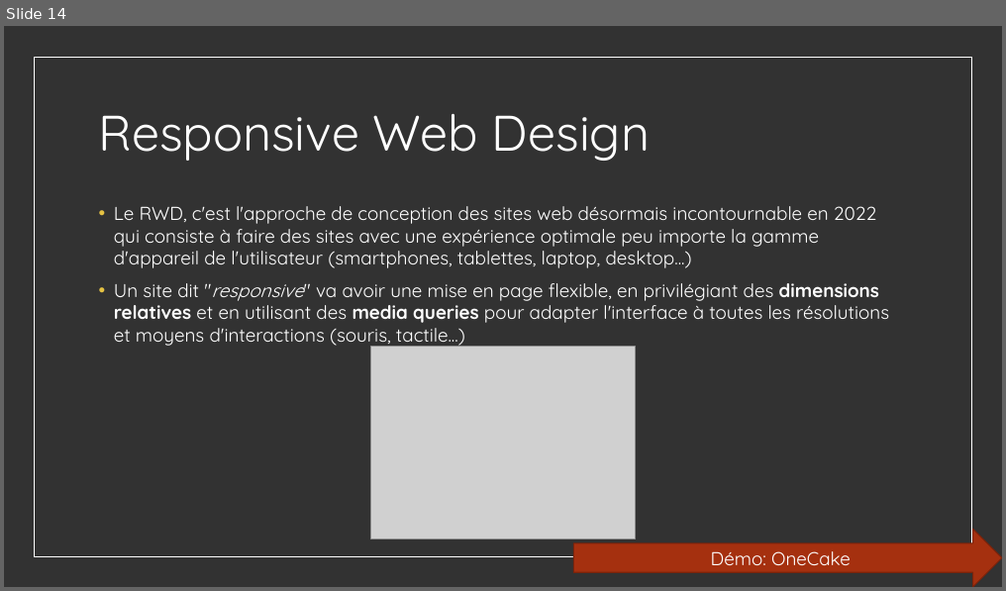
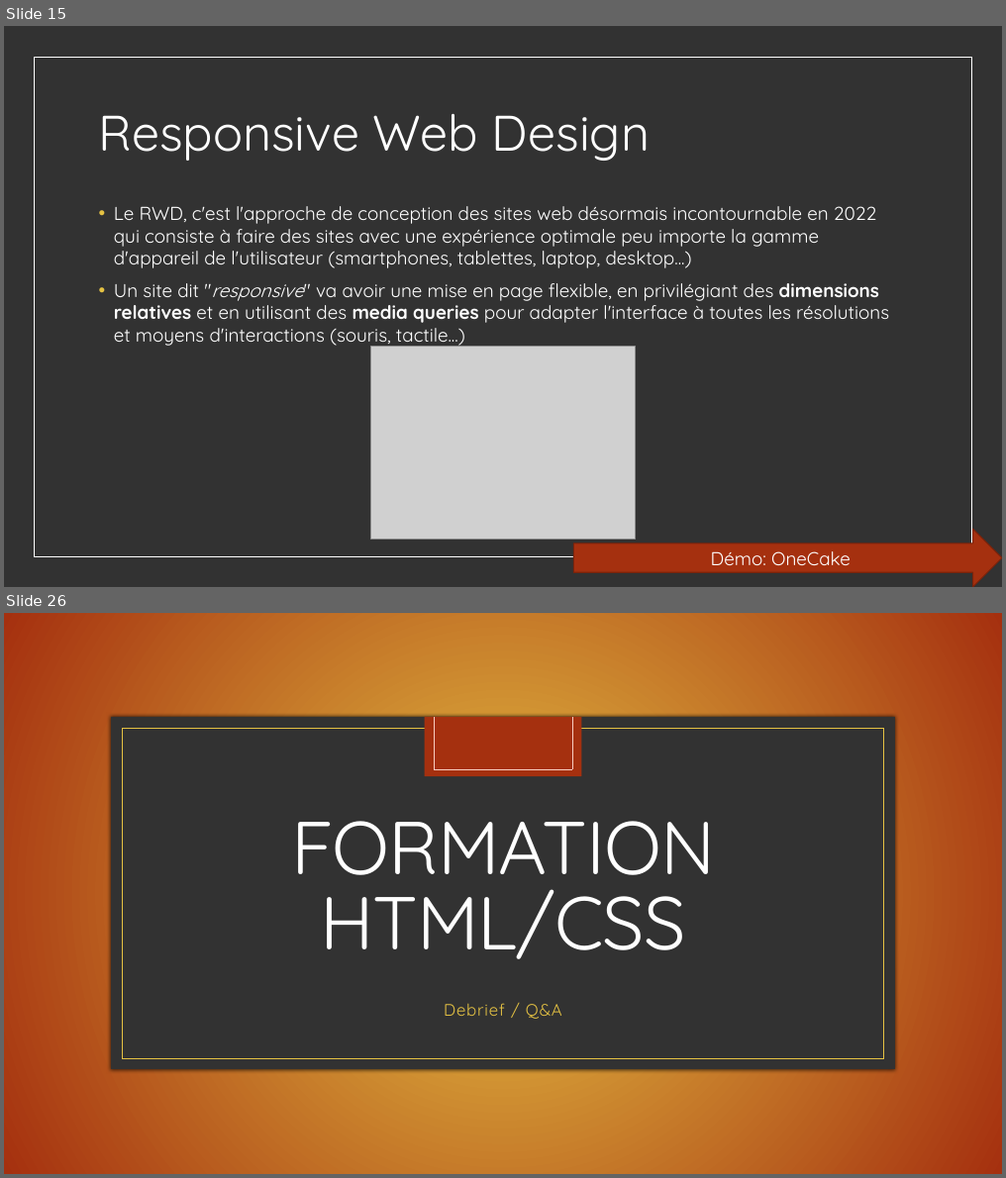
Before and after one commit to worldline/html-css-training, a slide deck: presenter_fr.pptx. Shown one above the other, each under a label of ours: slide 14 before the commit, slides 15 and 26 after it; the slides between them are not shown. The pictures are 1006x591 and 1006x1178 pixels, drawn with LibreOffice and Linux fonts; fonts in the diff are those of the drawing; grey boxes stand for pictures; background and template pictures are left out. Boxes give left, top, right and bottom in pixels: in the first picture for what was removed or moved away, otherwise in the second. Text is boxed around its words. In the diff, an @@ line names an element or a change of style, - is before the commit and + after.

```diff
--- a/presenter_fr.pptx
+++ b/presenter_fr.pptx
@@ slide 26 added at (x1=4, y1=613, x2=1002, y2=1174), background picture (left out) @@
@@ rectangle added at (x1=111, y1=717, x2=895, y2=1069), fill #323232 @@
@@ rectangle added at (x1=122, y1=728, x2=884, y2=1059), outline #E5C243 0.5 pt @@
@@ rectangle added at (x1=425, y1=717, x2=582, y2=777), fill #A5300F @@
@@ line added from (434, 717) to (434, 769), #F9CFC3 0.5 pt @@
@@ line added from (572, 717) to (572, 769), #F9CFC3 0.5 pt @@
@@ line added from (434, 769) to (572, 769), #F9CFC3 0.5 pt @@
@@ title added at (x1=292, y1=821, x2=715, y2=959), 72 pt, text #FFFFFF @@
+FORMATION HTML/CSS
@@ subtitle added at (x1=444, y1=1003, x2=562, y2=1019), 16 pt, text #E5C243 @@
+Debrief / Q&A
@@ what was slide 14 is now slide 15 @@
```
Also in this commit, not shown: 5 slides changed, 7 other slides added, 18 other files.
